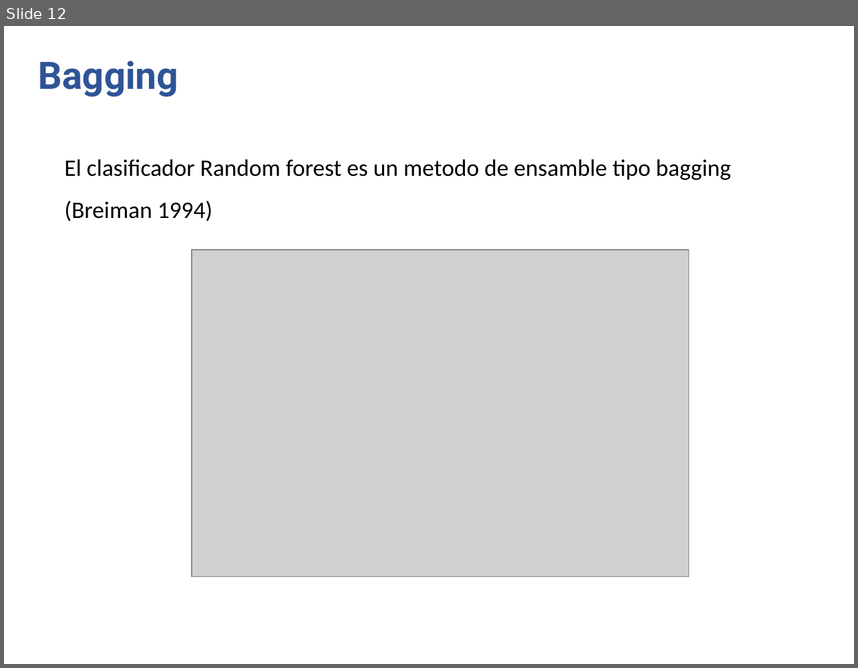
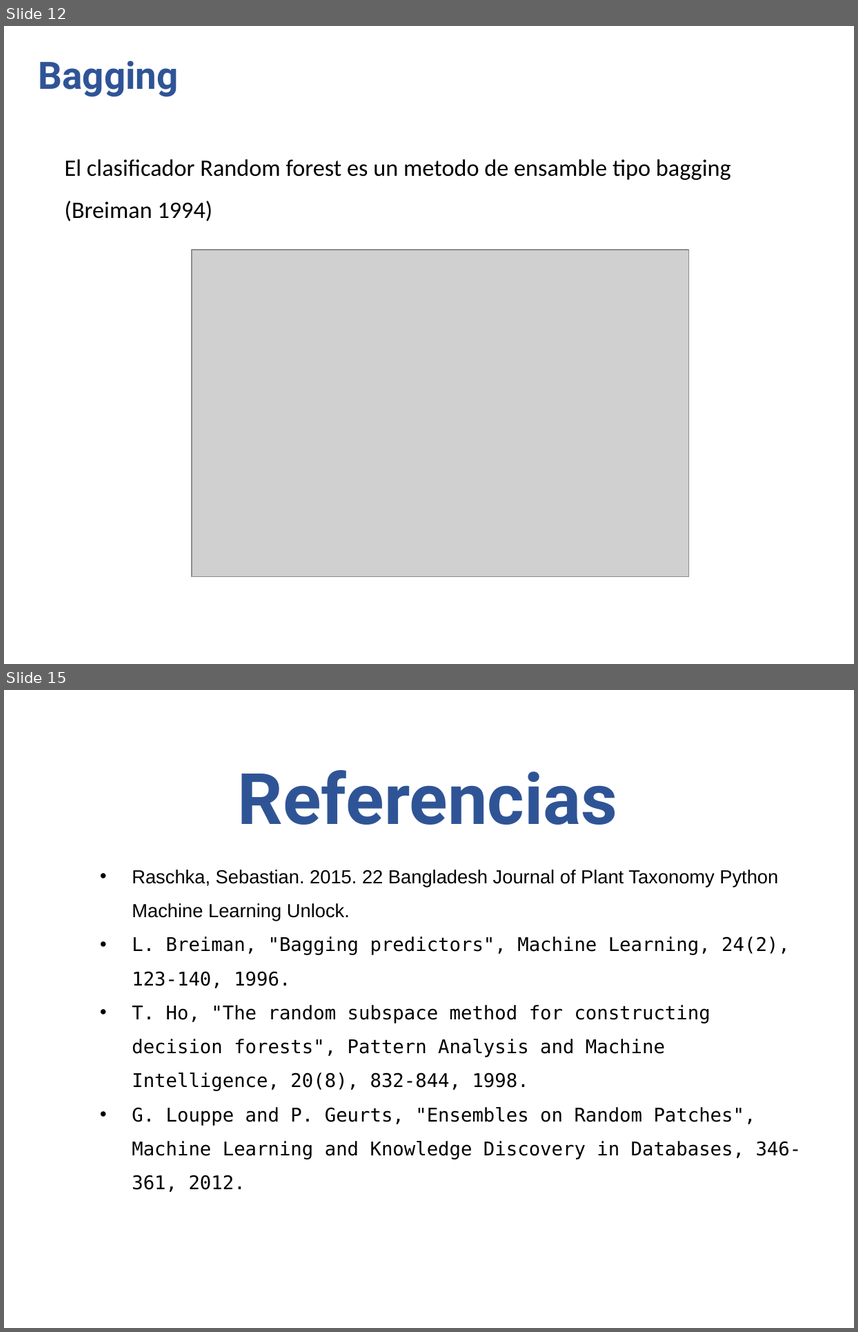
Before and after one commit to anvelezec/Embedings, a slide deck: MetodosEnsamble.pptx. Shown one above the other, each under a label of ours: slide 12 before the commit, slides 12 and 15 after it; the slides between them are not shown. The pictures are 858x668 and 858x1332 pixels, drawn with LibreOffice and Linux fonts; fonts in the diff are those of the drawing; grey boxes stand for pictures; background and template pictures are left out. Boxes give left, top, right and bottom in pixels: in the first picture for what was removed or moved away, otherwise in the second. Text is boxed around its words. In the diff, an @@ line names an element or a change of style, - is before the commit and + after.

Commit message:
Bagging

```diff
--- a/MetodosEnsamble.pptx
+++ b/MetodosEnsamble.pptx
@@ slide 15 added at <box>4,690,854,1328</box>, background picture (left out) @@
@@ text added at <box>238,770,617,825</box>, 60 pt, text #2F5496, bold @@
+Referencias
@@ text added at <box>132,869,802,1192</box>, 16 pt, text #000000 @@
+• Raschka, Sebastian. 2015. 22 Bangladesh Journal of Plant Taxonomy Python Machine Learning Unlock.
+• L. Breiman, "Bagging predictors", Machine Learning, 24(2), 123-140, 1996.
+• T. Ho, "The random subspace method for constructing decision forests", Pattern Analysis and Machine Intelligence, 20(8), 832-844, 1998.
+• G. Louppe and P. Geurts, "Ensembles on Random Patches", Machine Learning and Knowledge Discovery in Databases, 346-361, 2012.
```
Also in this commit, not shown: 2 other slides added, 2 other files.
